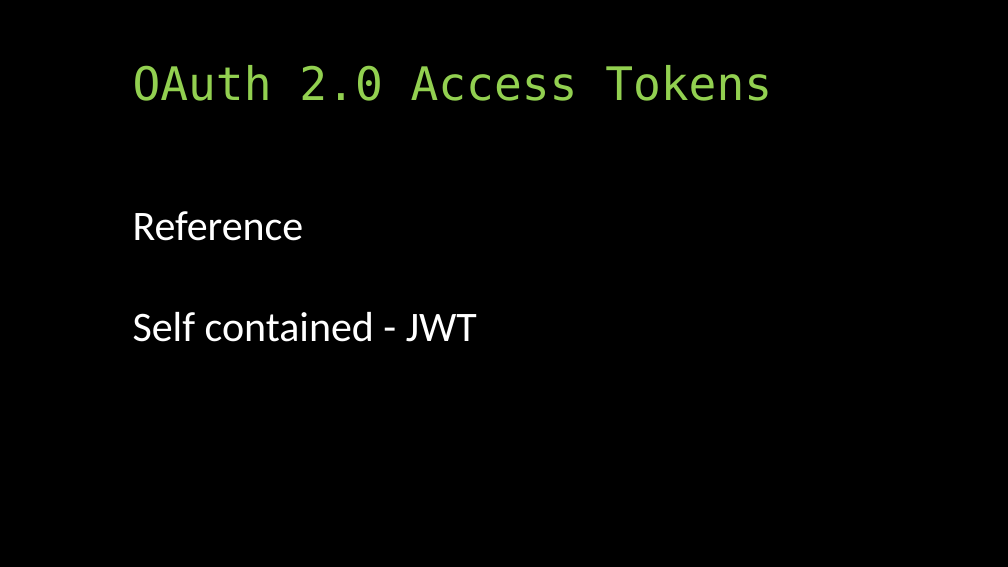
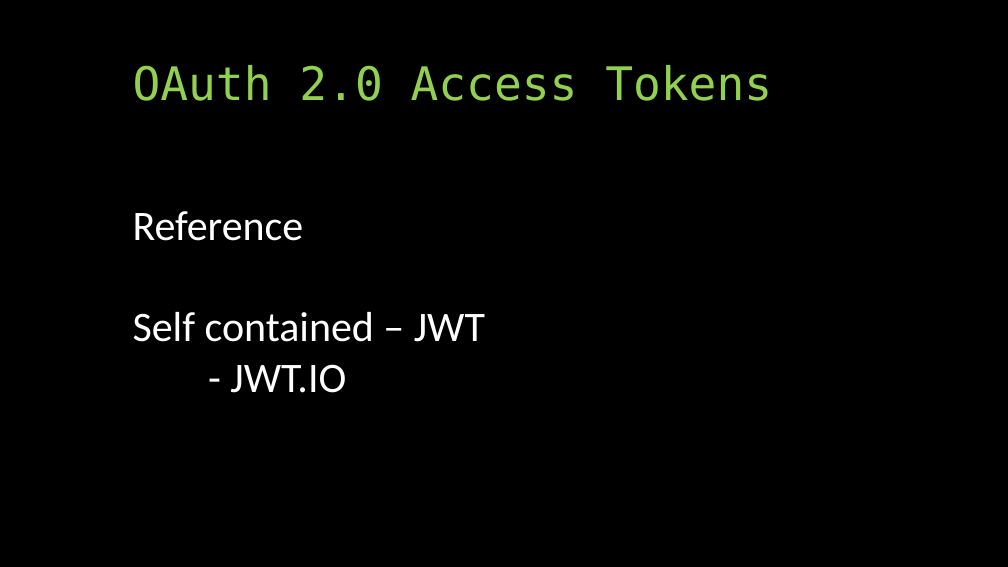
Before and after one commit to aaronralls/IdentityServer4Presentations, a slide deck: slide 11 of Authorization-IdentityServer4v2.pptx (slide 9 before the commit). Drawn at 1008x567 pixels with LibreOffice and Linux fonts; fonts in the diff are those of the drawing. Boxes give left, top, right and bottom in pixels: in the first picture for what was removed or moved away, otherwise in the second. Text is boxed around its words. In the diff, an @@ line names an element or a change of style, - is before the commit and + after.

```diff
--- a/Authorization-IdentityServer4v2.pptx
+++ b/Authorization-IdentityServer4v2.pptx
@@ text at (133,312,485,393): text changed @@
-Self contained - JWT
+Self contained – JWT
+- JWT.IO
```
Also in this commit, not shown: 6 other slides changed, 1 slide added, 1 other file.
